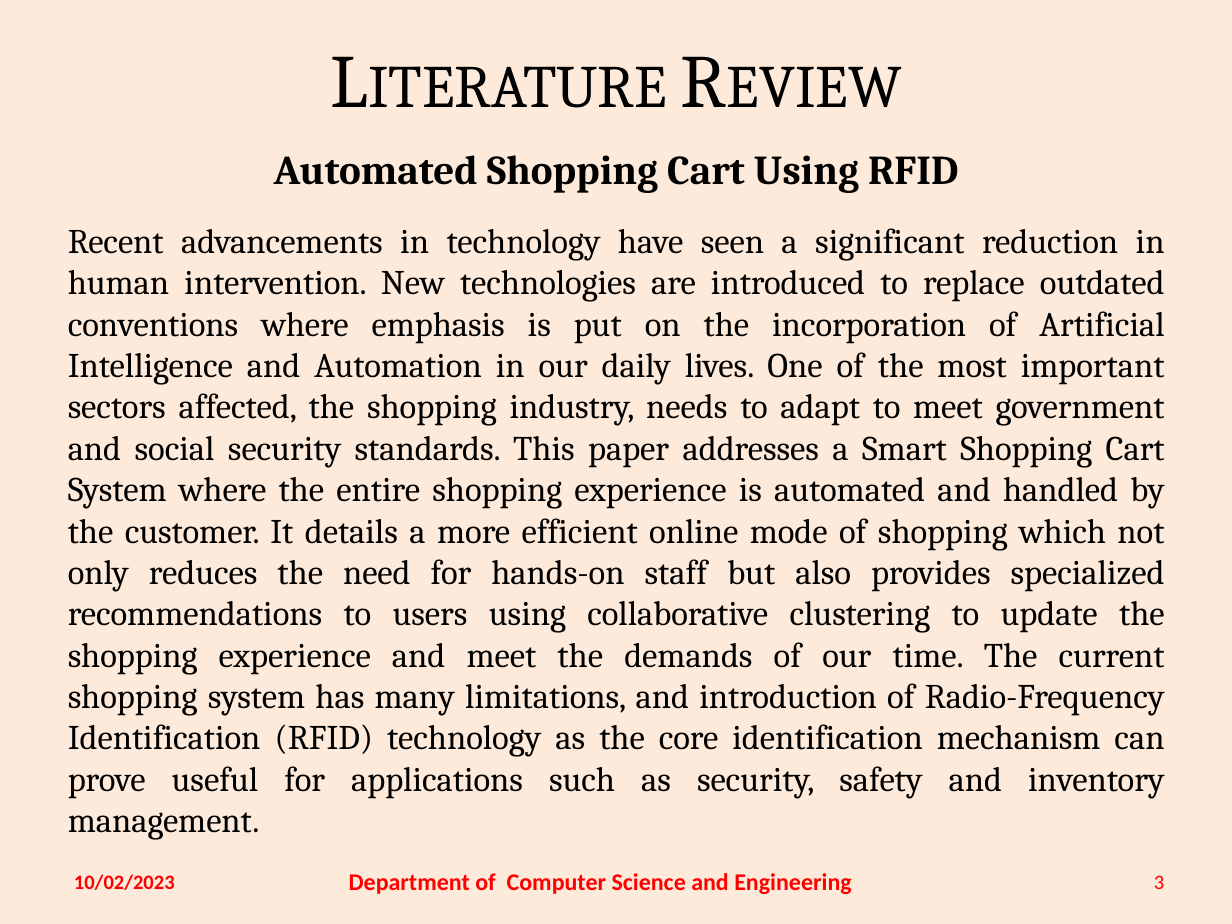
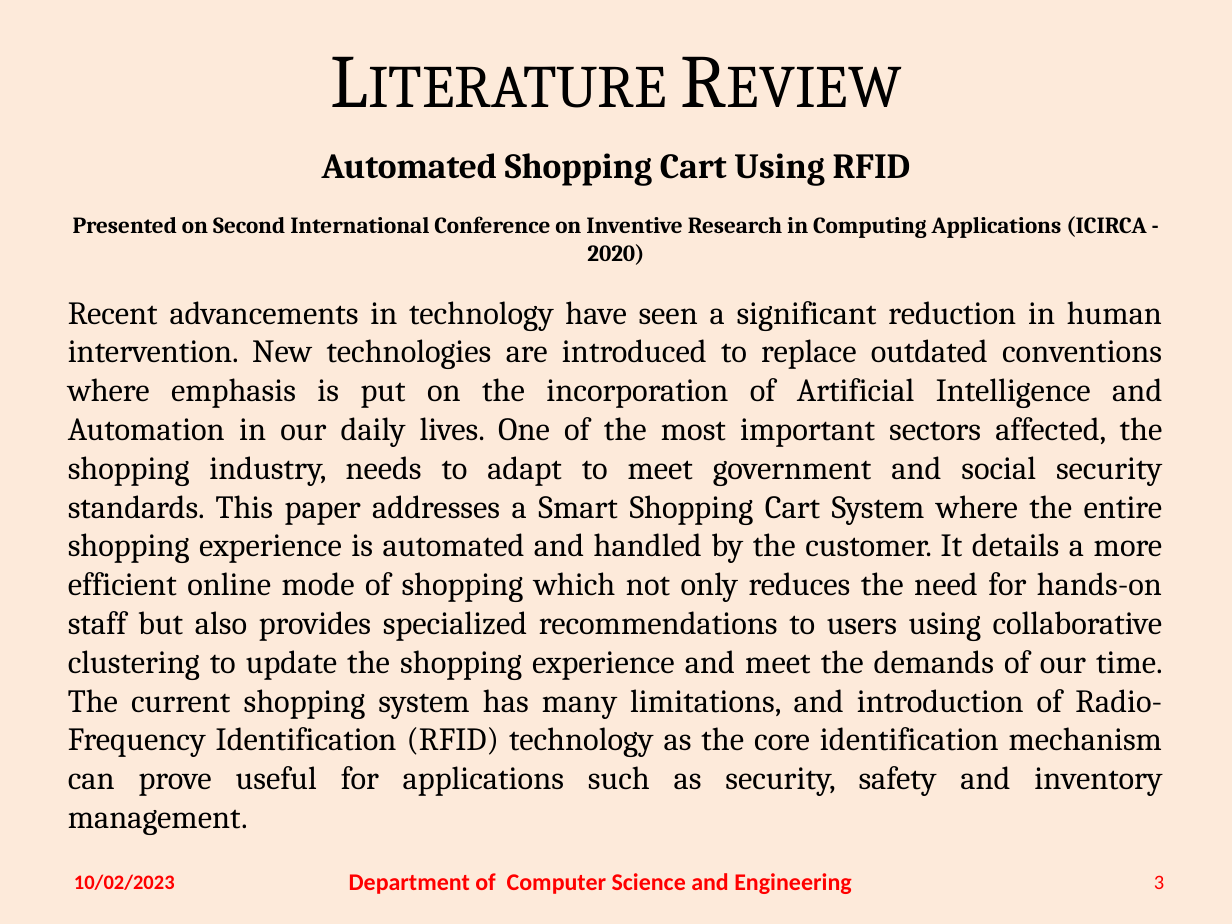
Before and after one commit to thatNitinVinayak/Inventory-Management-using-IoT, a slide deck: slide 3 of Review/Review 1/19C0-59,62,77 Review1 (18CS810) - incomplete.pptx. Drawn at 1232x924 pixels with LibreOffice and Linux fonts; fonts in the diff are those of the drawing. Boxes give left, top, right and bottom in pixels: in the first picture for what was removed or moved away, otherwise in the second. Text is boxed around its words. In the diff, an @@ line names an element or a change of style, - is before the commit and + after.

Commit message:
update Review 1 ppt

```diff
--- a/Review/Review 1/19C0-59,62,77 Review1 (18CS810) - incomplete.pptx
+++ b/Review/Review 1/19C0-59,62,77 Review1 (18CS810) - incomplete.pptx
@@ text at bbox=[68, 153, 1163, 835]: size 24 to 20.7 pt in "Automated Shopping Cart Using RFID"; size 20.2 to 18.9 pt in "Recent advancements in technology have seen a ..." @@
@@ text at bbox=[73, 216, 1146, 265]: paragraph added @@
+Presented on Second International Conference on Inventive Research in Computing Applications (ICIRCA - 2020)
```
Also in this commit, not shown: 4 other slides changed.
